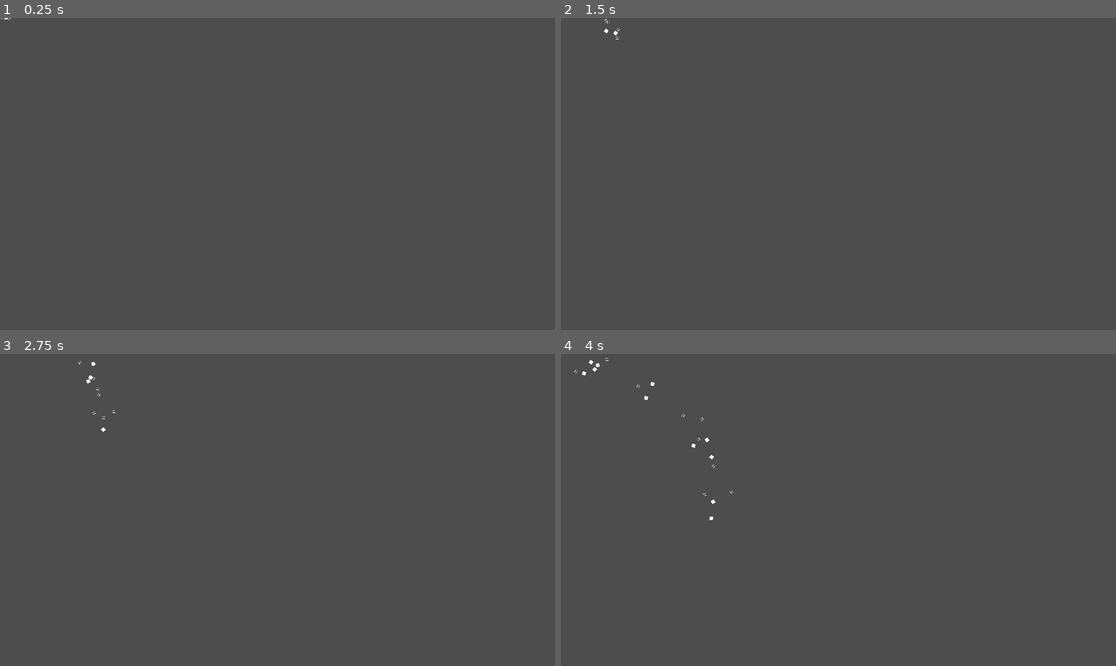
Above: before the commit, frames 1-4 (two rows, left to right).
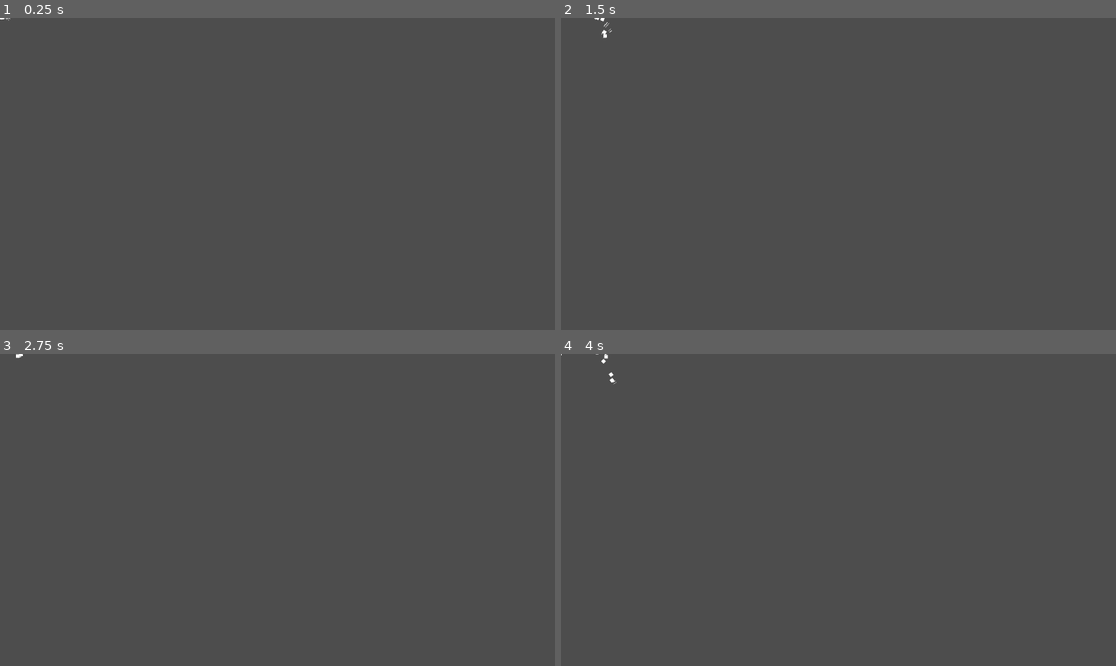
Above: after the commit, the same moments.

Repository: Parker-Vetter/snow-man-brawl
Game: Godot game, scene res://PeggleDrop/Confetti/Reward.tscn
Two runs of this game, one before a commit and one after it. Both use one fixed random seed, a clock stepped at 60 frames per second and the inputs below. This scene is started directly instead of the project's main scene.
Inputs (mouse positions are in pixels of both pictures, inside the frame that each line leads up to):
- Up to frame 1 (0.25 s): no input
- Up to frame 2 (1.5 s): tap Enter at 0.5 s; move the mouse to (960, 158) at 0.52 s; click (960, 158) at 0.67 s; move the mouse to (727, 189) at 1.27 s; click (727, 189) at 1.42 s
- Up to frame 3 (2.75 s): move the mouse to (333, 441) at 2.02 s; click (333, 441) at 2.17 s
- Up to frame 4 (4 s): move the mouse to (810, 572) at 2.77 s; click (810, 572) at 2.92 s; move the mouse to (1005, 556) at 3.52 s; click (1005, 556) at 3.67 s

The runs differ from the first frame. In frame 1, less than 0.1% of the frame differs, in the area x 0-3%, y 0-1%; in frame 2, less than 0.1%; in frame 3, less than 0.1%; in frame 4, 0.2%, in the area x 0-32%, y 0-54%.

Commit message:
Damping curve

Diff:
--- a/PeggleDrop/Confetti/Reward.tscn
+++ b/PeggleDrop/Confetti/Reward.tscn
@@ -8,6 +8,13 @@
 particles_anim_v_frames = 1
 particles_anim_loop = true
 
+[sub_resource type="Curve" id="Curve_3mo0e"]
+_data = [Vector2(0, 1), 0.0, 0.0, 0, 0, Vector2(0.21505377, 0.84787476), -0.32363912, -0.32363912, 0, 0, Vector2(0.6182796, 0.9463088), 3.994629, 3.994629, 0, 0, Vector2(1, 1), 0.0, 0.0, 0, 0]
+point_count = 4
+
+[sub_resource type="CurveTexture" id="CurveTexture_5qogq"]
+curve = SubResource("Curve_3mo0e")
+
 [sub_resource type="ParticleProcessMaterial" id="ParticleProcessMaterial_kuvm3"]
 particle_flag_disable_z = true
 direction = Vector3(1, -1, 0)
@@ -16,6 +23,11 @@
 angular_velocity_min = -180.00002
 angular_velocity_max = 179.99998
 gravity = Vector3(0, 75, 0)
+linear_accel_min = 9.999997
+linear_accel_max = 29.999996
+damping_min = 74.0
+damping_max = 78.0
+damping_curve = SubResource("CurveTexture_5qogq")
 anim_speed_min = 1.5
 anim_speed_max = 6.0
 anim_offset_max = 1.0
@@ -26,6 +38,6 @@
 material = SubResource("CanvasItemMaterial_5qogq")
 amount = 21
 texture = ExtResource("1_3mo0e")
-lifetime = 4.0
+lifetime = 2.0
 explosiveness = 0.87
 process_material = SubResource("ParticleProcessMaterial_kuvm3")
